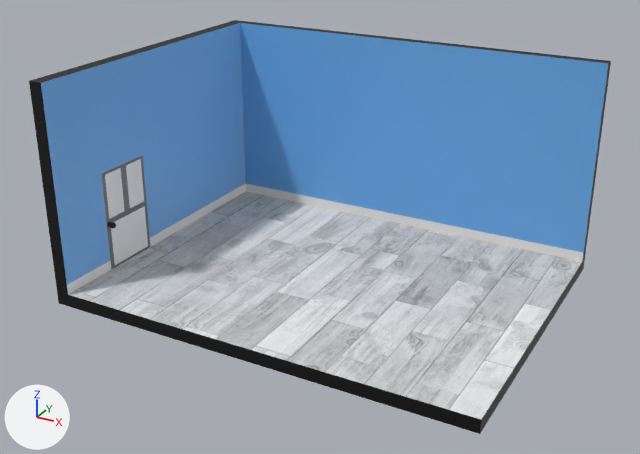
Renders of the glTF model Web3DRoomDesigner/assets/models/BedroomBaseA.glb from each side of a commit.
Camera for both pictures: a 50 mm lens placed at (3.69, -6.83, 3.88), pointed at (0.06, -0.21, 0.57). Lighting does not change. The marker at lower left points along +X, +Y and +Z. Where no turn or scale is listed for an object, it has been applied to the vertices.

Script lines for the objects in view, before the commit:
```python
mat_doora = principled_material('DoorA')
mat_doora.base_color = (0.8, 0.8, 0.8)  # white #e7e7e7
mat_exterior = principled_material('Exterior')
mat_exterior.base_color = (0.0, 0.0, 0.0)  # black #000000
mat_floora = principled_material('FloorA')
mat_floora.texture = img_laminae_flooring
mat_floora.roughness = 1.0
mat_skirting = principled_material('Skirting')
mat_skirting.base_color = (0.8, 0.8, 0.8)  # white #e7e7e7
mat_walla = principled_material('WallA')
mat_walla.base_color = (0.137, 0.401, 0.8)  # blue #68aae7
me_cube_001 = bpy.data.meshes.new('Cube.001')
me_cube_001.from_pydata(...)  # 66 vertices, 134 faces; spans x -1.99..2.14, y -1.57..1.53, z -0.12..2.0
# faces by material slot: [26, 96, 6, 6]
me_cube_001.materials.append(mat_walla)  # blue #68aae7
me_cube_001.materials.append(mat_exterior)  # black #000000
me_cube_001.materials.append(mat_floora)  # picture img_laminae_flooring
me_cube_001.materials.append(mat_skirting)  # white #e7e7e7
me_cube_002 = bpy.data.meshes.new('Cube.002')
me_cube_002.from_pydata(...)  # 801 vertices, 1560 faces; spans x -0.068..0.145, y -0.6..0.0, z -0.999..0.0
# faces by material slot: [22, 34, 1504]
me_cube_002.materials.append(mat_doora)  # white #e7e7e7
me_cube_002.materials.append(mat_doorb)  # grey #717171
me_cube_002.materials.append(mat_doorknob)  # black #000000
ob_door = bpy.data.objects.new('Door', me_cube_002)
ob_door.location = (-1.925, -0.372, 1.0)
ob_room = bpy.data.objects.new('Room', me_cube_001)
ob_room.location = (0.0, 0.0, 0.0)
```
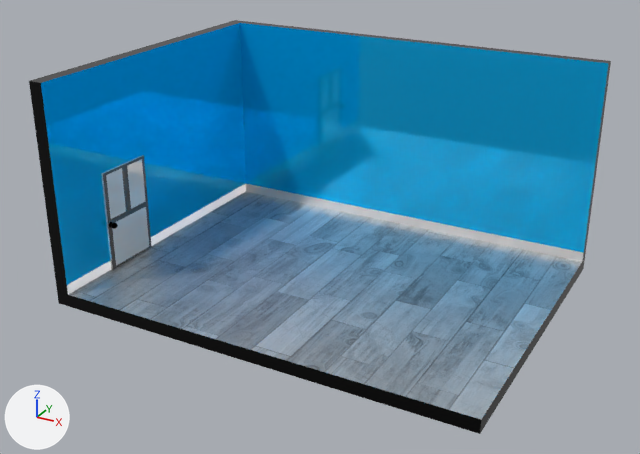
What differs and where, as boxes [x1, y1, x2, y2] in the pictures (640 x 454 px):
```json
{"object": "Room", "change": "recoloured, surface changed", "before": [31, 20, 611, 432], "after": [31, 20, 611, 432]}
{"object": "Door", "change": "recoloured, surface changed, moved", "before": [101, 155, 150, 269], "after": [101, 155, 152, 270]}
```

Edits to the scene script, one JSON object a line:
```json
{"op": "set", "path": "mat_walla.base_color", "old": "(0.137, 0.401, 0.8)", "new": "(0.0, 0.506, 1.0)", "note": "blue #67aae7 -> cyan #00bdff"}
{"op": "set", "path": "mat_walla.roughness", "old": "0.5", "new": "0.0"}
{"op": "set", "path": "mat_walla.metallic", "old": "0.0", "new": "0.5"}
{"op": "set", "path": "mat_exterior.roughness", "old": "0.5", "new": "0.0"}
{"op": "set", "path": "mat_floora.roughness", "old": "1.0", "new": "0.5"}
{"op": "set", "path": "mat_floora.metallic", "old": "0.0", "new": "1.0"}
{"op": "set", "path": "mat_skirting.metallic", "old": "0.0", "new": "1.0"}
{"op": "set", "path": "mat_doora.base_color", "old": "(0.8, 0.8, 0.8)", "new": "(1.0, 1.0, 1.0)", "note": "white #e7e7e7 -> white #ffffff"}
{"op": "set", "path": "mat_doora.metallic", "old": "0.0", "new": "0.5"}
{"op": "set", "path": "ob_door.location", "old": "(-1.925, -0.372, 1.0)", "new": "(-1.908, -0.372, 1.0)"}
```
